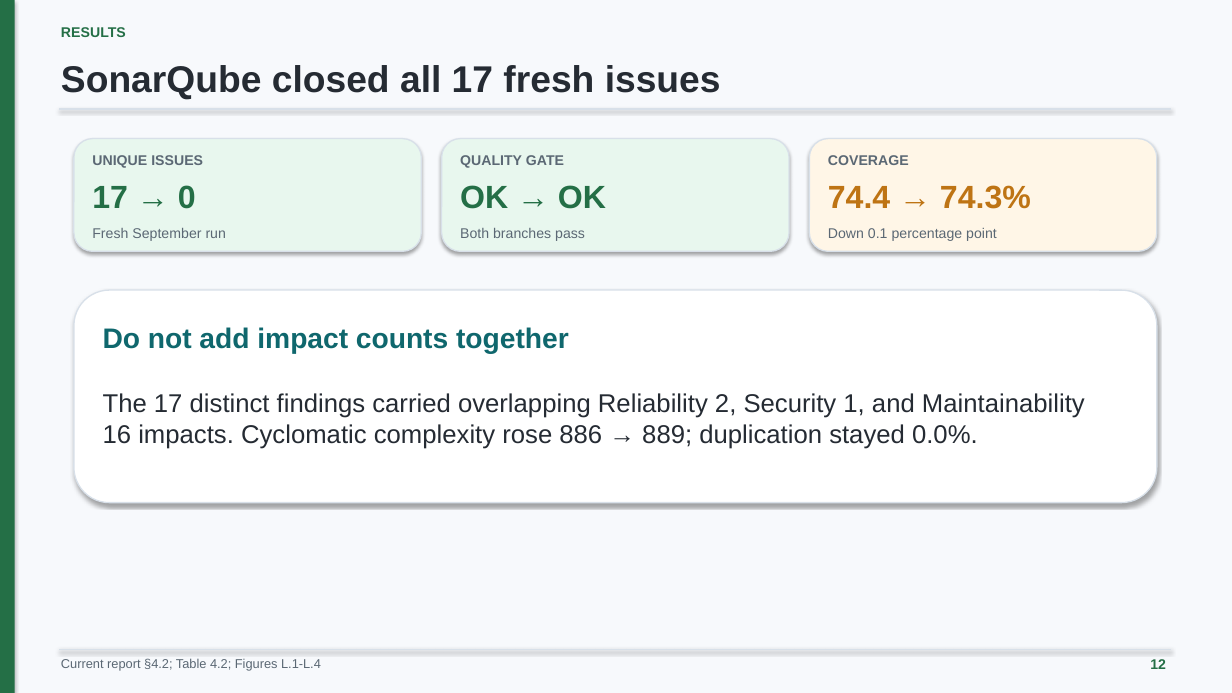
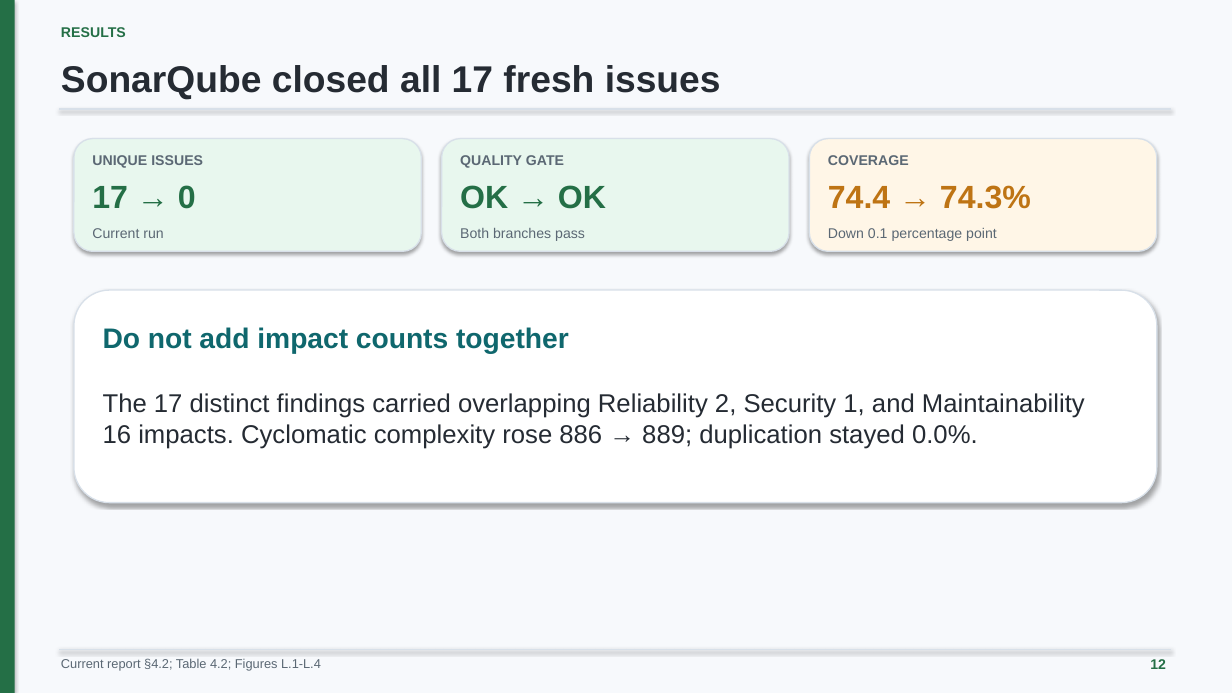
Before and after one commit to minatozaki98/financial-accounting, a slide deck: slide 12 of Document/outputs/final-defense/G6519692_Zaw_Ye_Htut_Ko_Final_Thesis_Defense.pptx. Drawn at 1232x693 pixels with LibreOffice and Linux fonts; fonts in the diff are those of the drawing. Boxes give left, top, right and bottom in pixels: in the first picture for what was removed or moved away, otherwise in the second. Text is boxed around its words. In the diff, an @@ line names an element or a change of style, - is before the commit and + after.

```diff
--- a/Document/outputs/final-defense/G6519692_Zaw_Ye_Htut_Ko_Final_Thesis_Defense.pptx
+++ b/Document/outputs/final-defense/G6519692_Zaw_Ye_Htut_Ko_Final_Thesis_Defense.pptx
@@ text at [92,228,163,238]: text changed @@
-Fresh September run
+Current run
```
Also in this commit, not shown: 2 other slides changed, 6 other files.
